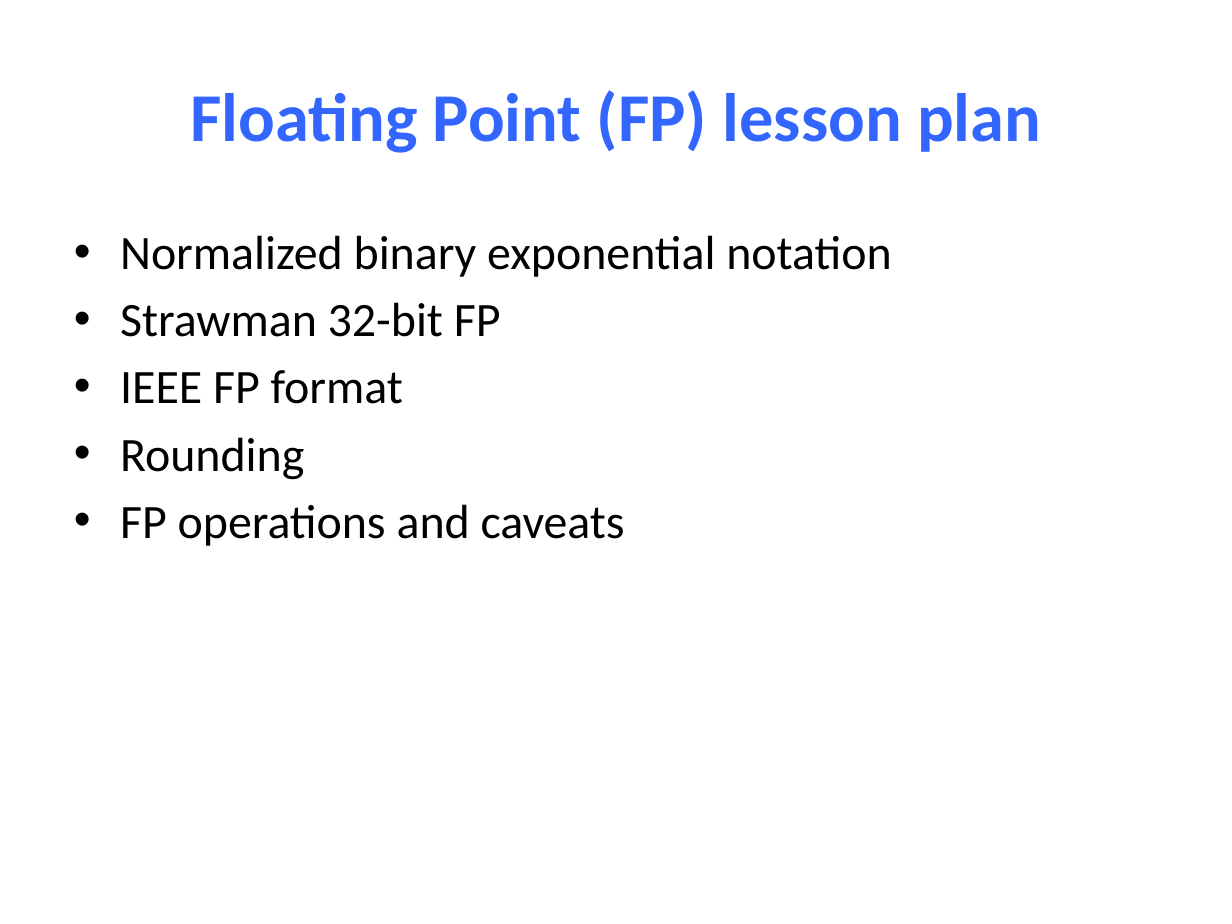
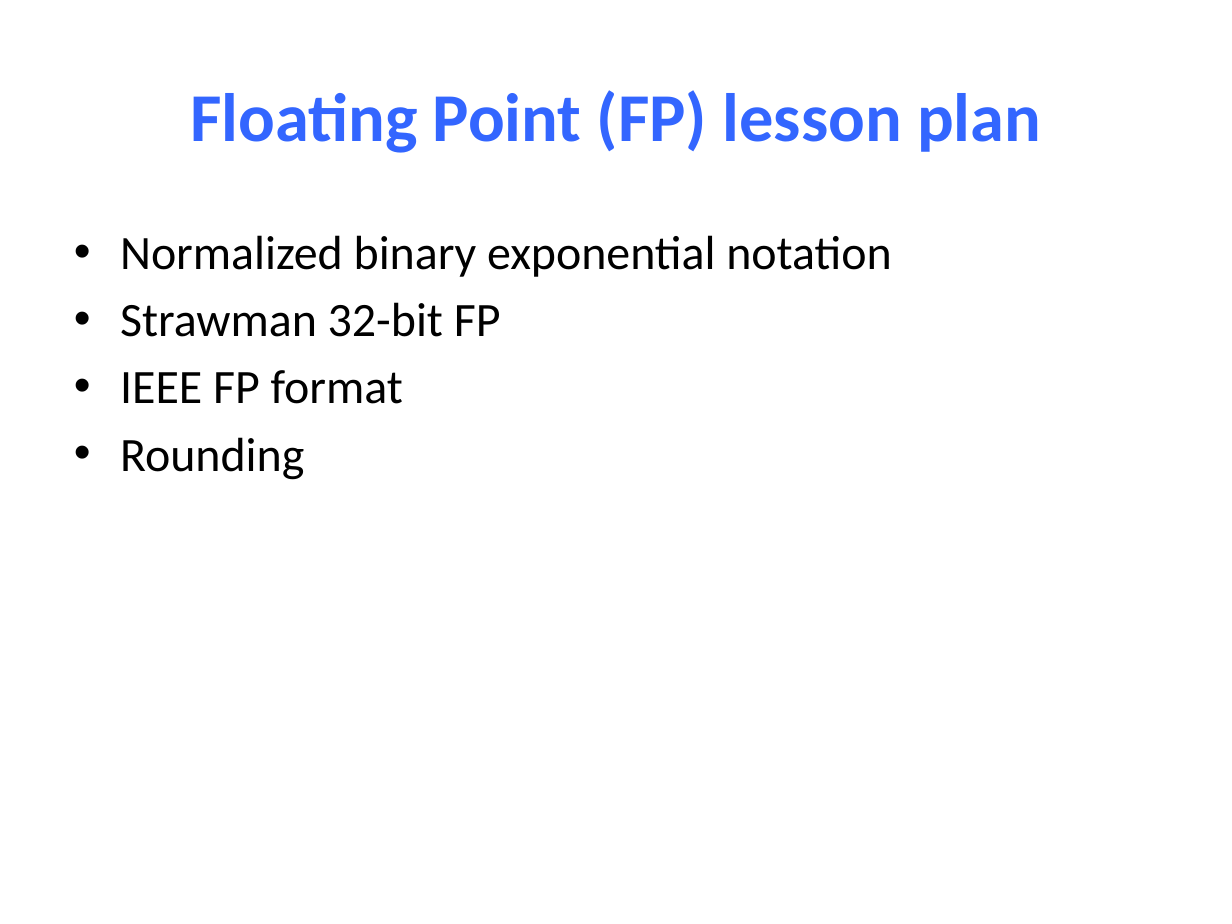
Before and after one commit to NYU-CSO/nyu-cso.github.io, a slide deck: slide 2 of notes/03-floats.pptx. Drawn at 1232x924 pixels with LibreOffice and Linux fonts; fonts in the diff are those of the drawing. Boxes give left, top, right and bottom in pixels: in the first picture for what was removed or moved away, otherwise in the second. Text is boxed around its words. In the diff, an @@ line names an element or a change of style, - is before the commit and + after.

```diff
--- a/notes/03-floats.pptx
+++ b/notes/03-floats.pptx
@@ text at bbox=[120, 504, 625, 546]: paragraph removed @@
-• FP operations and caveats
```
Also in this commit, not shown: 15 other slides changed, 1 slide added, 2 slides removed.
